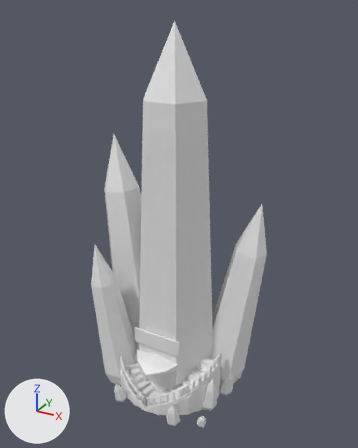
What one commit did to the Blender file art/blend/hotel.blend.
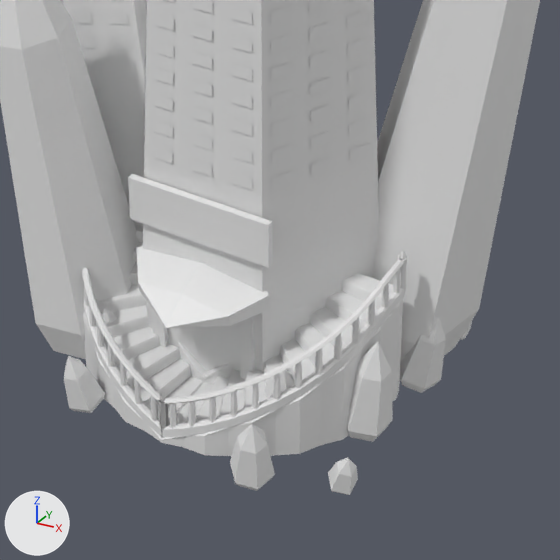
There are two pictures of each version: one whole from a 50 mm lens placed at (16.59, -29.05, 28.84), pointed at (-0.09, 1.29, 13.67), one close up on the part from 26% to 75% of the width and 61% to 100% of the height. Lighting does not change. The marker at lower left points along +X, +Y and +Z. The first two pictures are the older version.

The first close-up shows 'stair-left-baluster', 'stair-left-rail', 'stair-left-stringer', 'stair-left-tread', 'stair-right-stringer', 'stair-right-tread', 'tower-crystals', 'tower-main', 'tower-porch', 'tower-signboard', 'tower-spire-a', 'tower-spire-b', 'tower-spire-c', 'tower-windows' and 4 more.
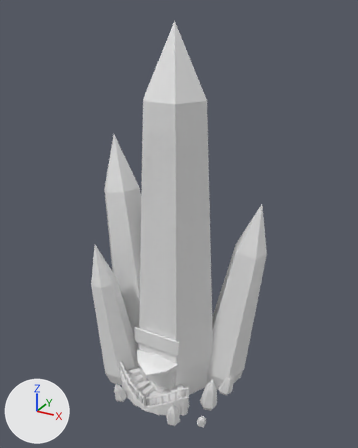
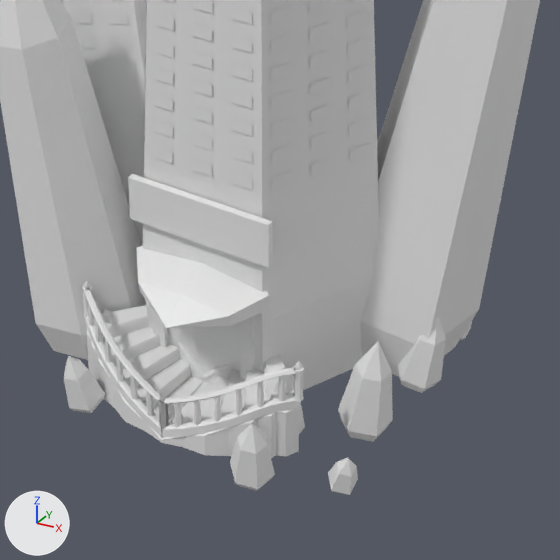
Changed parts and their boxes [x1, y1, x2, y2] in the close-ups (560 x 560 px; the box of a moved part takes in the faces that stretch with it):
'stair-left-stringer', reshaped
    before: [161, 287, 405, 456]
    after: [161, 367, 299, 458]
'stair-left-tread', reshaped
    before: [177, 273, 393, 423]
    after: [170, 355, 294, 424]
'stair-right-tread', reshaped
    before: [97, 223, 203, 424]
    after: [101, 305, 203, 424]
'stair-left-baluster', reshaped (52% narrower, 67% shorter)
    before: [170, 268, 400, 428]
    after: [174, 376, 285, 428]
'stair-left-rail', reshaped
    before: [164, 259, 404, 404]
    after: [164, 363, 296, 404]
part 1 of me_stair_right_tread, cut back
    before: [97, 223, 146, 314]
part 2 of me_stair_left_tread, cut back
    before: [280, 273, 393, 385]
part 3 of me_stair_left_stringer, cut back
    before: [252, 287, 405, 456]
    after: [252, 395, 299, 458]
part 4 of me_stair_left_rail, cut back
    before: [252, 259, 404, 385]
    after: [252, 367, 296, 385]
part 5 of me_stair_left_baluster, moved or reshaped
    before: [170, 404, 177, 428]
    after: [174, 403, 182, 428]
part 6 of me_stair_left_baluster, moved or reshaped
    before: [189, 401, 196, 427]
    after: [194, 400, 201, 426]
part 7 of me_stair_left_baluster, moved or reshaped
    before: [209, 397, 216, 423]
    after: [214, 396, 222, 422]
part 8 of me_stair_left_baluster, moved or reshaped
    before: [231, 391, 237, 417]
    after: [236, 389, 242, 415]
part 9 of me_stair_left_baluster, moved or reshaped
    before: [252, 383, 259, 409]
    after: [257, 381, 264, 408]
part 10 of me_stair_left_baluster, moved or reshaped
    before: [274, 373, 281, 400]
    after: [278, 376, 285, 402]
part 11 of me_stair_left_baluster, deleted
    before: [295, 268, 400, 388]

Diff of the bpy script that builds the scene:
```diff
--- a/art/blend/hotel.blend.py
+++ b/art/blend/hotel.blend.py
@@ me_stair_right_tread @@
-me_stair_right_tread.from_pydata(...)  # 160 vertices, 158 faces; spans x -4.2..0.0, y -4.2..0.0, z 0.0..3.2
+me_stair_right_tread.from_pydata(...)  # 80 vertices, 78 faces; spans x -2.97..0.0, y -4.2..-1.7, z 0.0..1.6
+# me_stair_right_tread part 1
+# 80 vertices are removed from x -4.2..-1.71, y -2.96..0.0, z 1.06..3.2
+# 81 faces are deleted
+# 1 new face joins them
@@ me_stair_left_tread @@
-me_stair_left_tread.from_pydata(...)  # 160 vertices, 158 faces; spans x 0.0..4.2, y -4.2..0.0, z 0.0..3.2
+me_stair_left_tread.from_pydata(...)  # 80 vertices, 78 faces; spans x 0.0..2.97, y -4.2..-1.7, z 0.0..1.6
+# me_stair_left_tread part 2
+# 80 vertices are removed from x 1.71..4.2, y -2.96..0.0, z 1.06..3.2
+# 81 faces are deleted
+# 1 new face joins them
@@ me_stair_left_stringer @@
-me_stair_left_stringer.from_pydata(...)  # 320 vertices, 304 faces; spans x 0.0..4.4, y -4.41..0.0, z 0.0..3.3
+me_stair_left_stringer.from_pydata(...)  # 200 vertices, 184 faces; spans x 0.0..3.09, y -4.41..-1.58, z 0.0..1.7
+# me_stair_left_stringer part 3: 22 vertices moved from x 2.54..3.66, y -3.47..-2.09, z 1.45..2.55 to x 2.18..2.74, y -3.73..-3.17, z 1.24..1.7; 85 vertices removed from x 2.54..4.4, y -3.44..0.0, z 0.0..3.3; 25 vertices added at x 2.18..3.09, y -3.69..-2.95, z 0.0..1.7
+# other edits to the shape of me_stair_left_stringer do not show in these pictures
@@ me_stair_left_rail @@
-me_stair_left_rail.from_pydata(...)  # 366 vertices, 358 faces; spans x 0.0..4.36, y -4.36..0.0, z 0.39..4.12
+me_stair_left_rail.from_pydata(...)  # 180 vertices, 172 faces; spans x 0.0..3.08, y -4.36..-1.57, z 0.39..2.52
+# me_stair_left_rail part 4: 24 vertices moved from x 2.46..3.08, y -3.53..-2.96, z 2.4..2.84 to x 2.46..2.92, y -3.53..-3.11, z 2.36..2.52; 104 vertices removed from x 2.3..4.36, y -3.62..0.0, z 2.42..4.12; 14 vertices added at x 2.18..3.08, y -3.72..-2.96, z 2.24..2.52
+# other edits to the shape of me_stair_left_rail do not show in these pictures
@@ me_stair_left_baluster @@
-me_stair_left_baluster.from_pydata(...)  # 260 vertices, 312 faces; spans x 0.19..4.35, y -4.35..-0.19, z 0.51..4.01
+me_stair_left_baluster.from_pydata(...)  # 120 vertices, 144 faces; spans x 0.32..2.81, y -4.34..-3.21, z 0.57..2.41
+# me_stair_left_baluster part 5: the loose piece of 20 vertices spanning x 0.19..0.35, y -4.35..-4.17, z 0.51..1.26 is moved by (0.13, 0.01, 0.06)
+# me_stair_left_baluster part 6: the loose piece of 20 vertices spanning x 0.69..0.86, y -4.29..-4.11, z 0.75..1.51 is moved by (0.13, 0.03, 0.06)
+# me_stair_left_baluster part 7: the loose piece of 20 vertices spanning x 1.19..1.36, y -4.16..-3.99, z 1.0..1.75 is moved by (0.12, 0.04, 0.06)
+# me_stair_left_baluster part 8: the loose piece of 20 vertices spanning x 1.67..1.85, y -3.97..-3.81, z 1.24..2.0 is moved by (0.11, 0.05, 0.06)
+# me_stair_left_baluster part 9: the loose piece of 20 vertices spanning x 2.12..2.3, y -3.73..-3.57, z 1.49..2.24 is moved by (0.1, 0.06, 0.05)
+# me_stair_left_baluster part 10: the loose piece of 20 vertices spanning x 2.55..2.72, y -3.44..-3.28, z 1.73..2.49 is moved by (0.09, 0.07, -0.08)
+# me_stair_left_baluster part 11: 7 loose pieces with 140 vertices, spanning x 2.93..4.35, y -3.11..-0.19, z 1.98..4.01, are deleted
```
